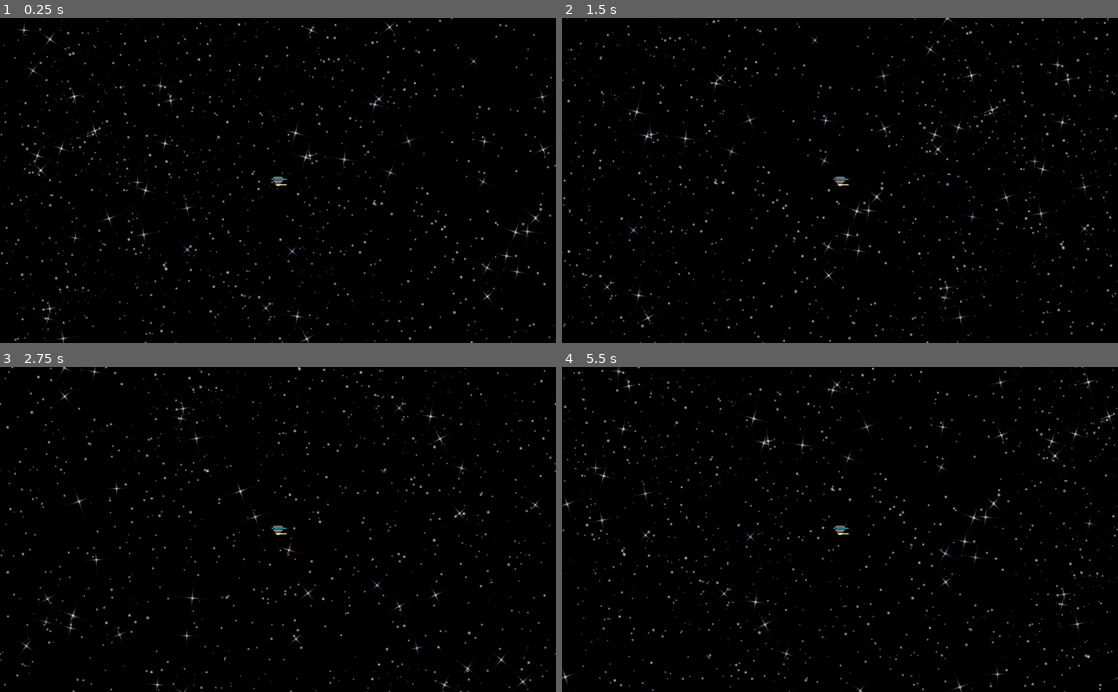
Above: before the commit, frames 1-4 (two rows, left to right).
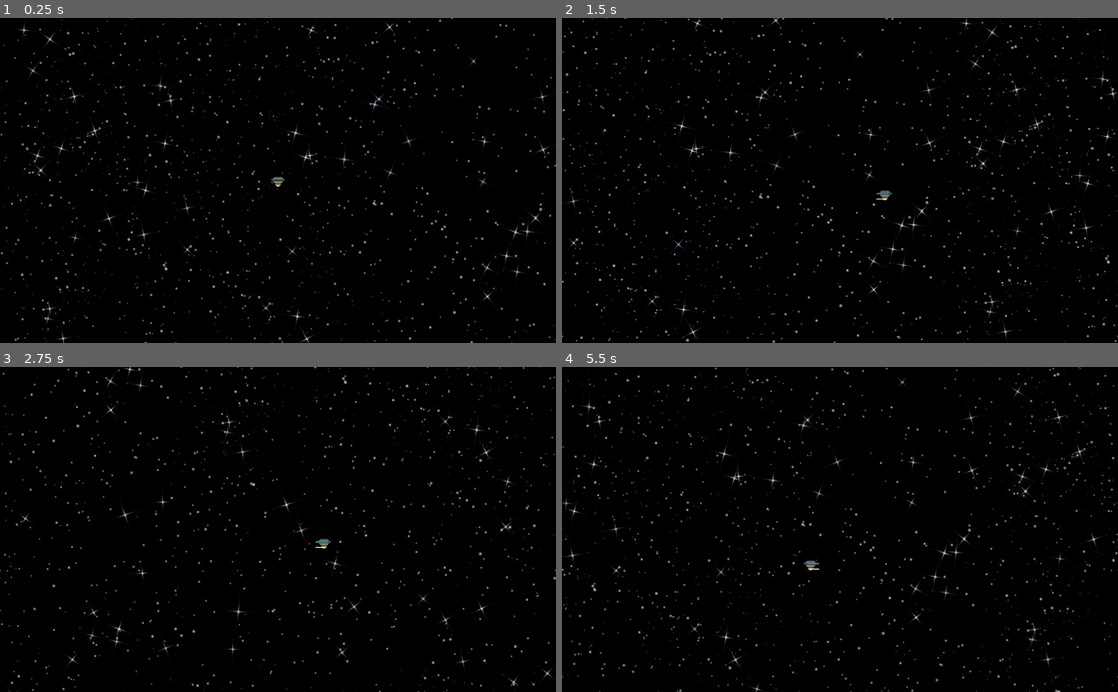
Above: after the commit, the same moments.

Repository: Velosoda/ufo-testing-practice
Game: Godot game, scene res://Scenes/Ufo/Ufo.tscn
Two runs of this game, one before a commit and one after it. Both use one fixed random seed, a clock stepped at 60 frames per second and the inputs below.
Inputs:
- Up to frame 1 (0.25 s): no input
- Up to frame 2 (1.5 s): tap Enter at 0.5 s; hold D (right) 0.53-1.28 s; hold S (down) from 1.28 s (still down)
- Up to frame 3 (2.75 s): release S (down) at 2.03 s; hold D (right) from 2.03 s (still down)
- Up to frame 4 (5.5 s): release D (right) at 2.78 s; hold W (up) 2.78-3.53 s; hold A (left) 3.53-5.03 s; hold S (down) from 5.03 s (still down)

The runs differ from the first frame. In frame 1, less than 0.1% of the frame differs, in the area x 48-52%, y 48-52%; in frame 2, 5.1%; in frame 3, 4.5%; in frame 4, 5.2%, in the area x 0-100%, y 0-100%.

Commit message:
Add files via upload

Diff:
--- a/Scenes/Ufo/Ufo.gd
+++ b/Scenes/Ufo/Ufo.gd
@@ -29,8 +29,18 @@
 	if motion.length() > reverse_force:
 		motion -= motion.normalized() * reverse_force
 	else:
+		$AnimatedSprite.play("idle")
 		motion = Vector2.ZERO
 
 func apply_movement(acceleration):
+	#moving right
+	if motion.x > 0:
+		$AnimatedSprite.set_flip_h(true)
+		$AnimatedSprite.play("flying")
+	#moving left
+	elif motion.x < 0:
+		$AnimatedSprite.set_flip_h(false)
+		$AnimatedSprite.play("flying")
 	motion += acceleration
 	motion = motion.clamped(MAX_SPEED)
+###doing things here
--- a/Scenes/Ufo/Ufo.tscn
+++ b/Scenes/Ufo/Ufo.tscn
@@ -1,15 +1,10 @@
-[gd_scene load_steps=8 format=2]
+[gd_scene load_steps=7 format=2]
 
 [ext_resource path="res://Assets/Players/Test Ufo.png" type="Texture" id=1]
 [ext_resource path="res://Scenes/Ufo/Ufo.gd" type="Script" id=2]
 [ext_resource path="res://Assets/Background/seamless space.PNG" type="Texture" id=3]
 
 [sub_resource type="AtlasTexture" id=1]
-flags = 4
-atlas = ExtResource( 1 )
-region = Rect2( 0, 32, 32, 32 )
-
-[sub_resource type="AtlasTexture" id=2]
 flags = 4
 atlas = ExtResource( 1 )
 region = Rect2( 0, 32, 32, 32 )
@@ -26,7 +21,7 @@
 "name": "idle",
 "speed": 5.0
 }, {
-"frames": [ SubResource( 2 ), SubResource( 3 ) ],
+"frames": [ SubResource( 3 ) ],
 "loop": true,
 "name": "flying",
 "speed": 1.0
@@ -42,11 +37,11 @@
 
 [node name="AnimatedSprite" type="AnimatedSprite" parent="."]
 frames = SubResource( 4 )
-animation = "flying"
-frame = 1
+animation = "idle"
 
 [node name="Camera2D" type="Camera2D" parent="."]
 current = true
+smoothing_enabled = true
 
 [node name="ParallaxBackground" type="ParallaxBackground" parent="Camera2D"]
 
--- a/project.godot
+++ b/project.godot
@@ -8,9 +8,14 @@
 
 config_version=4
 
-_global_script_classes=[  ]
+_global_script_classes=[ {
+"base": "",
+"class": "GitAPI",
+"language": "NativeScript",
+"path": "res://git_api.gdns"
+} ]
 _global_script_class_icons={
-
+"GitAPI": ""
 }
 
 [application]
@@ -18,6 +23,10 @@
 config/name="ufo"
 run/main_scene="res://Scenes/Ufo/Ufo.tscn"
 config/icon="res://icon.png"
+
+[gdnative]
+
+singletons=[ "res://git_api.gdnlib" ]
 
 [input]
 
Not shown, added: bin/win64/release/libgitapi.dll
Not shown, added: bin/win64/release/libgitapi.exp
Not shown, added: bin/win64/release/libgitapi.pdb
